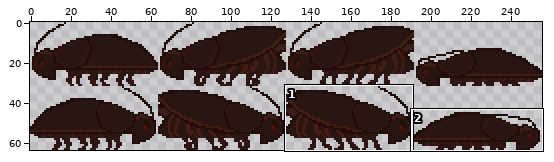
Edited in one commit: sprite sheet (games/BelowTheSurface/Resources/images/Roach.png). The first picture is a wide view before the edit; the outline marks the close-up.
Close-up. The starting point:
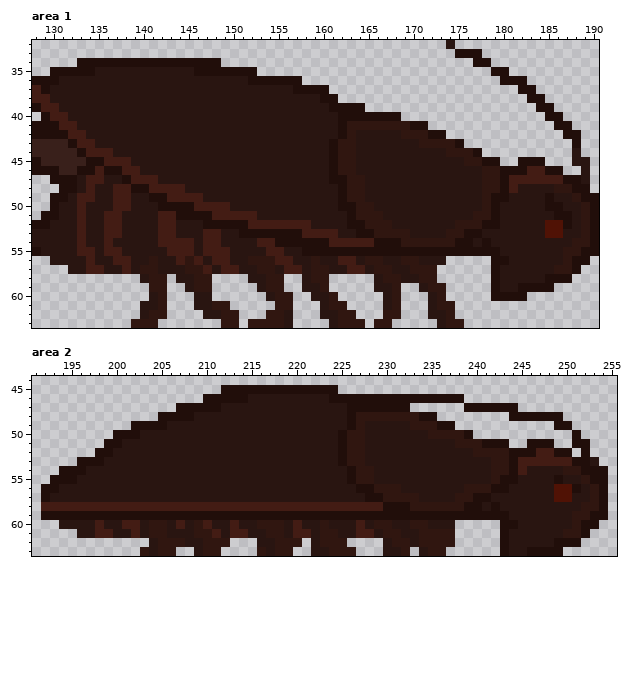
The file is 256x64 pixels. Colours within 5 levels of each other are drawn and written as one. Shown: area 1: x 128..190, y 32..63; area 2: x 191..255, y 44..63. The commit also changed other parts of the picture, which this record leaves out.
The same view after the edit:
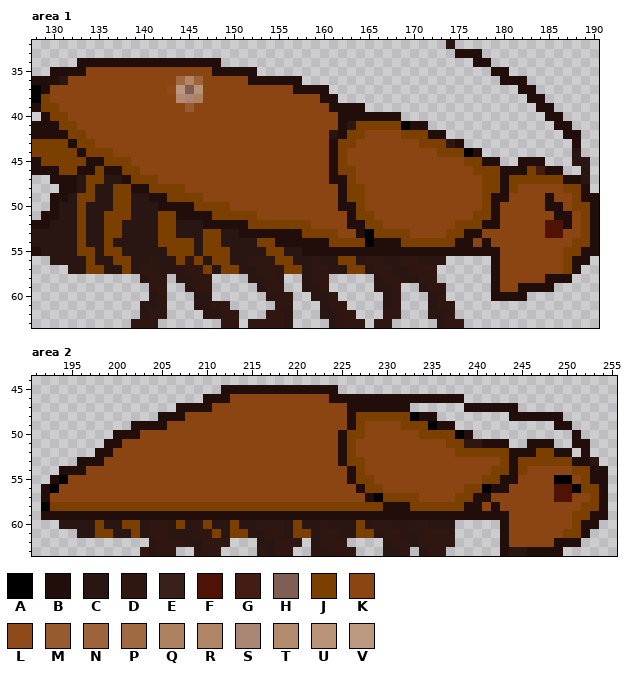
Palette (. is transparent): A #000000  B #210e0a  C #291511  D #301610  E #39201b  F #501205  G #431c14  H #815e54  J #7b3f00  K #8b4513  L #8e4a19  M #985a2f  N #9d643b  P #a06942  Q #ae8161  R #b18667  S #aa8774  T #b48b6d  U #b99378  V #bb9981
Edits made:
Changed rows in their new state; - is an unchanged pixel.
Area 1:
first column x 128:
35 ------KKKKKKKKKKKKKK------------------------------------------
36 ----KKKKKKKKKKKKPRNKKKKK--------------------------------------
37 A-KKKKKKKKKKKKKLVHUKKKKKKKKKK---------------------------------
38 AJKKKKKKKKKKKKKKTSQKKKKKKKKKKKKK------------------------------
39 -JJKKKKKKKKKKKKKKMKKKKKKKKKKKKKKK-----------------------------
40 --JJKKKKKKKKKKKKKKKKKKKKKKKKKKKKKK----------------------------
41 ---JJKKKKKKKKKKKKKKKKKKKKKKKKKKKKK--JJJJJA--------------------
42 ----JJKKKKKKKKKKKKKKKKKKKKKKKKKKK--JJKKKKJJJ------------------
43 JJJJ-JJKKKKKKKKKKKKKKKKKKKKKKKKKK-JJKKKKKKKJJJ----------------
44 JJJJJ-JJJKKKKKKKKKKKKKKKKKKKKKKKK-JKKKKKKKKKKJJJA-------------
45 -JJJJJ--JJJKKKKKKKKKKKKKKKKKKKKKK-JKKKKKKKKKKKKKJJ------------
46 ---JJ--J--JJKKKKKKKKKKKKKKKKKKKKK-JJKKKKKKKKKKKKKJJJ---J------
47 ------JJ---JJJKKKKKKKKKKKKKKKKKKK--JKKKKKKKKKKKKKKJJ-JJJJJJ---
48 ------J--JJ--JJJJKKKKKKKKKKKKKKKKK-JJKKKKKKKKKKKKKJJ-JKKKKKJJ-
49 -----JJ--JJ----JJJJKKKKKKKKKKKKKKK-JJKKKKKKKKKKKKKJ--KKKK-KKJ-
50 -----J---JJ-------JJJJKKKKKKKKKKKK--JKKKKKKKKKKKKKJ-KKKKK--KJJ
51 -----J--JJJ---JJ----JJJJJKKKKKKKKKK-JJKKKKKKKKKKKJJ-KKKKKK--KJ
52 -----J--JJ----JJ--------JJJJJJJKKKK--JJKKKKKKKKJJJ--KKKKK---KJ
53 -----J--JJ----JJ---JJ---------JJJJKK-AJJJJKKKKJJ--KKKKKKK--KKJ
54 -----J--J-----JJJJ-JJ----JJ------JJJJA---JJJJJJ--K-KKKKKKKKKJJ
55 -----JJ-JJ-----JJJ-JJJ----JJ------------------------KKKKKKKJJ-
56 ------J--JJ-----J-J-JJ-----JJ-----JJ----------------KKKKKKKJ--
57 ------JJ--J--------J-JJ-----JJ-----JJ---------------KKKKKKKJ--
58 ----------------------------------------------------KKKKK-----
59 ----------------------------------------------------KK--------
Area 2:
first column x 192:
46 ---------------------KKKKKKKKKKK------------------------------
47 -------------------KKKKKKKKKKKKKKK----------------------------
48 ----------------KKKKKKKKKKKKKKKKKK-JJJJJJA--------------------
49 --------------KKKKKKKKKKKKKKKKKKKK-JKKKKJJJA------------------
50 -----------KKKKKKKKKKKKKKKKKKKKKK-JJKKKKKKJJJJA---------------
51 ---------KKKKKKKKKKKKKKKKKKKKKKKK-JKKKKKKKKKKJJ---------------
52 --------KKKKKKKKKKKKKKKKKKKKKKKKK-JKKKKKKKKKKKJJJJJJ---JJ-----
53 -------KKKKKKKKKKKKKKKKKKKKKKKKKK-JJKKKKKKKKKKKKKKKJ-JJJJJJ---
54 -----KKKKKKKKKKKKKKKKKKKKKKKKKKKKK-JKKKKKKKKKKKKKKJJ-JKKKKKJJ-
55 --AKKKKKKKKKKKKKKKKKKKKKKKKKKKKKKK-JJKKKKKKKKKKKKJJ--KKKKAAKJ-
56 -AKKKKKKKKKKKKKKKKKKKKKKKKKKKKKKKKK-JJKKKKKKKKKJJA--KKKKK--AJJ
57 -KKKKKKKKKKKKKKKKKKKKKKKKKKKKKKKKKKK-AJJJJKKKKJJ--KKKKKKK--KKJ
58 AJJJJJJJJJJJJJJJJJJJJJJJJJJJJJJJJJJJJJ---JJJJJJ--K-KKKKKKKKKJJ
59 ----------------------------------------------------KKKKKKKJJ-
60 ------J--JJ----J--J--J------J------J----------------KKKKKKKJ--
61 ------JJ--J--------J-JJ-----JJ-----JJ---------------KKKKKKJJ--
62 ----------------------------------------------------KKKKK-----
Boxes around the changes in both close-ups, in picture pixels (x1, y1, x2, y2):
changed: (32, 67, 590, 292)
changed: (41, 394, 599, 547)
